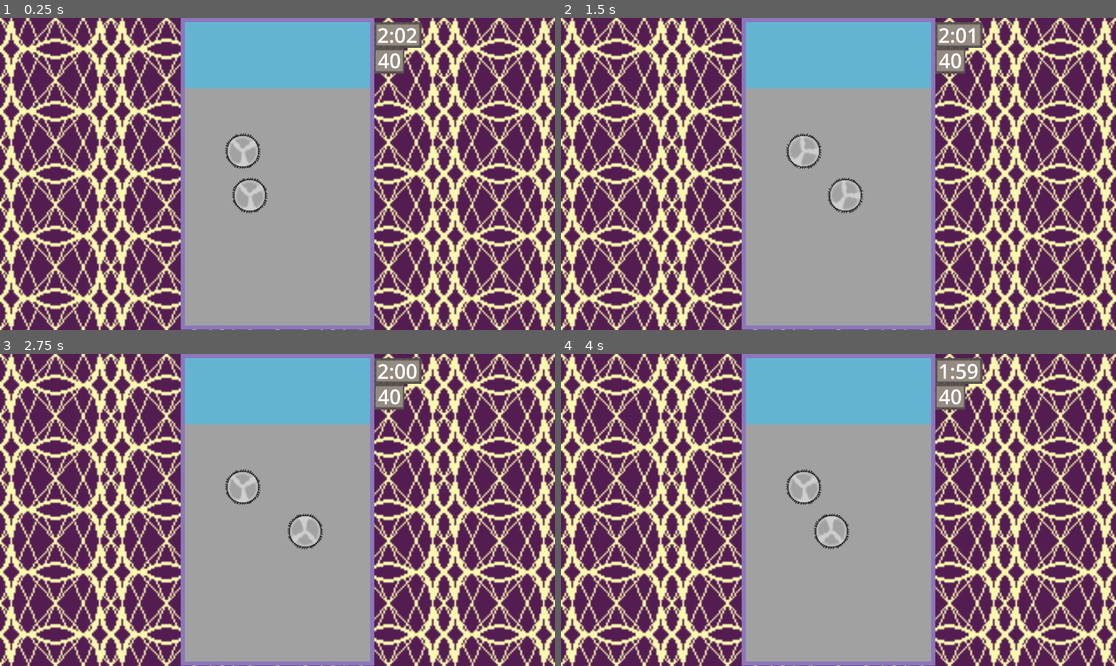
Above: before the commit, frames 1-4 (two rows, left to right).
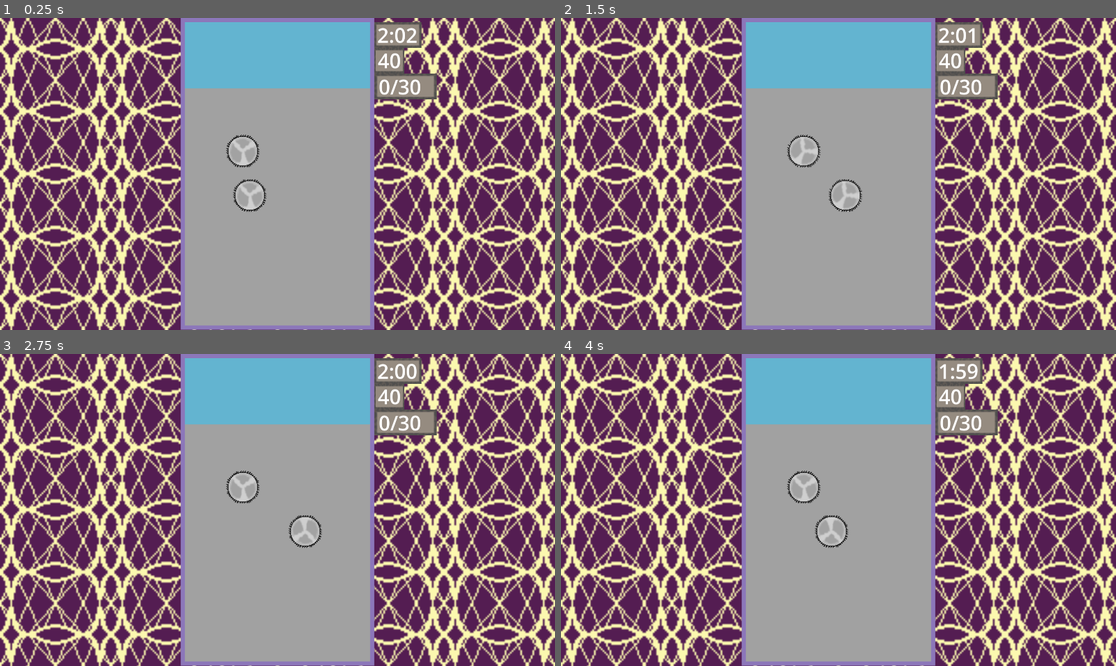
Above: after the commit, the same moments.

Repository: Awesomeness7/UNC-24-Fall-Jam-Senator-Pit
Game: Godot game, scene res://Scenes/main.tscn
Two runs of this game, one before a commit and one after it. Both use one fixed random seed, a clock stepped at 60 frames per second and the inputs below.
Inputs (mouse positions are in pixels of both pictures, inside the frame that each line leads up to):
- Up to frame 1 (0.25 s): no input
- Up to frame 2 (1.5 s): move the mouse to (960, 158) at 0.52 s; click (960, 158) at 0.67 s; move the mouse to (727, 189) at 1.27 s; click (727, 189) at 1.42 s
- Up to frame 3 (2.75 s): move the mouse to (333, 441) at 2.02 s; click (333, 441) at 2.17 s
- Up to frame 4 (4 s): move the mouse to (810, 572) at 2.77 s; click (810, 572) at 2.92 s; move the mouse to (1005, 556) at 3.52 s; click (1005, 556) at 3.67 s

The runs differ from the first frame. In frame 1, 1.2% of the frame differs, in the area x 40-79%, y 17-63%; in frame 2, 1.2%; in frame 3, 1.2%; in frame 4, 1.2%.

Commit message:
Added senator bouncing

Diff:
--- a/Scenes/CommonScenes/Hazards/sawblade.tscn
+++ b/Scenes/CommonScenes/Hazards/sawblade.tscn
@@ -5,6 +5,21 @@
 
 [sub_resource type="CircleShape2D" id="CircleShape2D_6yprw"]
 radius = 587.532
+
+[sub_resource type="Animation" id="Animation_lrec8"]
+length = 0.001
+tracks/0/type = "value"
+tracks/0/imported = false
+tracks/0/enabled = true
+tracks/0/path = NodePath("Sprite2D:frame")
+tracks/0/interp = 1
+tracks/0/loop_wrap = true
+tracks/0/keys = {
+"times": PackedFloat32Array(0),
+"transitions": PackedFloat32Array(1),
+"update": 1,
+"values": [0]
+}
 
 [sub_resource type="Animation" id="Animation_b5fba"]
 resource_name = "spinny"
@@ -23,44 +38,27 @@
 "values": [0, 1, 1, 2, 2]
 }
 
-[sub_resource type="Animation" id="Animation_lrec8"]
-length = 0.001
-tracks/0/type = "value"
-tracks/0/imported = false
-tracks/0/enabled = true
-tracks/0/path = NodePath("Sprite2D:frame")
-tracks/0/interp = 1
-tracks/0/loop_wrap = true
-tracks/0/keys = {
-"times": PackedFloat32Array(0),
-"transitions": PackedFloat32Array(1),
-"update": 1,
-"values": [0]
-}
-
 [sub_resource type="AnimationLibrary" id="AnimationLibrary_y2ixh"]
 _data = {
 "RESET": SubResource("Animation_lrec8"),
 "spinny": SubResource("Animation_b5fba")
 }
 
-[node name="sawblade" type="Node2D"]
-position = Vector2(64, 64)
-scale = Vector2(0.106447, 0.106447)
-
-[node name="CharacterBody2D" type="CharacterBody2D" parent="."]
+[node name="CharacterBody2D" type="CharacterBody2D"]
+position = Vector2(58, 58)
+scale = Vector2(0.1, 0.1)
 script = ExtResource("1_d4k5j")
 metadata/Lethality = 1
 
-[node name="CollisionShape2D" type="CollisionShape2D" parent="CharacterBody2D"]
+[node name="CollisionShape2D" type="CollisionShape2D" parent="."]
 shape = SubResource("CircleShape2D_6yprw")
 
-[node name="Sprite2D" type="Sprite2D" parent="CharacterBody2D"]
+[node name="Sprite2D" type="Sprite2D" parent="."]
 scale = Vector2(24.2947, 24.2947)
 texture = ExtResource("2_57khk")
 hframes = 3
 
-[node name="AnimationPlayer" type="AnimationPlayer" parent="CharacterBody2D"]
+[node name="AnimationPlayer" type="AnimationPlayer" parent="."]
 libraries = {
 "": SubResource("AnimationLibrary_y2ixh")
 }
--- a/Scenes/CommonScenes/InterfaceElements/senatorCounter.tscn
+++ b/Scenes/CommonScenes/InterfaceElements/senatorCounter.tscn
@@ -1,12 +1,12 @@
 [gd_scene load_steps=5 format=3 uid="uid://fjnrgybfkdr7"]
 
 [ext_resource type="Texture2D" uid="uid://cy14k88n8kx4a" path="res://Sprites/clockBackground.bmp" id="1_jh06q"]
-[ext_resource type="Script" path="res://Scenes/CommonScenes/InterfaceElements/senatorCounter.gd" id="1_t4l18"]
+[ext_resource type="Script" path="res://Scripts/senatorCounter.gd" id="1_t4l18"]
 
-[sub_resource type="SystemFont" id="SystemFont_0lmmp"]
+[sub_resource type="SystemFont" id="SystemFont_celnr"]
 
 [sub_resource type="LabelSettings" id="LabelSettings_s0c78"]
-font = SubResource("SystemFont_0lmmp")
+font = SubResource("SystemFont_celnr")
 font_size = 70
 
 [node name="senatorCounter" type="Node2D"]
--- /dev/null
+++ b/Scenes/CommonScenes/quotaCounter.tscn
@@ -0,0 +1,28 @@
+[gd_scene load_steps=5 format=3 uid="uid://bn4kdolvbsalb"]
+
+[ext_resource type="Script" path="res://Scripts/quotaCounter.gd" id="1_alxq0"]
+[ext_resource type="Texture2D" uid="uid://cy14k88n8kx4a" path="res://Sprites/clockBackground.bmp" id="1_axna7"]
+
+[sub_resource type="SystemFont" id="SystemFont_0lmmp"]
+
+[sub_resource type="LabelSettings" id="LabelSettings_j5r7v"]
+font = SubResource("SystemFont_0lmmp")
+font_size = 70
+
+[node name="quotaCounter" type="Node2D"]
+script = ExtResource("1_alxq0")
+
+[node name="background" type="Sprite2D" parent="."]
+position = Vector2(7.62939e-06, 0)
+scale = Vector2(4.8, 4.27)
+texture = ExtResource("1_axna7")
+centered = false
+
+[node name="text" type="Label" parent="."]
+offset_left = 15.0
+offset_top = -2.0
+offset_right = 202.0
+offset_bottom = 94.0
+text = "0/30"
+label_settings = SubResource("LabelSettings_j5r7v")
+metadata/_edit_use_anchors_ = true
--- a/Scenes/CommonScenes/senator.tscn
+++ b/Scenes/CommonScenes/senator.tscn
@@ -1,7 +1,11 @@
-[gd_scene load_steps=7 format=3 uid="uid://bryosoyfrafkj"]
+[gd_scene load_steps=8 format=3 uid="uid://bryosoyfrafkj"]
 
 [ext_resource type="Script" path="res://Scripts/senator.gd" id="1_s0388"]
 [ext_resource type="Texture2D" uid="uid://ba4dm288lw4wj" path="res://Sprites/tempWalkCycle.bmp" id="2_rhjv4"]
+
+[sub_resource type="PhysicsMaterial" id="PhysicsMaterial_4ykah"]
+friction = 0.3
+bounce = 0.4
 
 [sub_resource type="CapsuleShape2D" id="CapsuleShape2D_t0qe8"]
 radius = 11.0
@@ -47,6 +51,7 @@
 }
 
 [node name="senator" type="RigidBody2D"]
+physics_material_override = SubResource("PhysicsMaterial_4ykah")
 script = ExtResource("1_s0388")
 
 [node name="CollisionShape2D" type="CollisionShape2D" parent="."]
@@ -66,4 +71,11 @@
 wait_time = 1.8
 autostart = true
 
+[node name="Area2D" type="Area2D" parent="."]
+
+[node name="CollisionShape2D" type="CollisionShape2D" parent="Area2D"]
+scale = Vector2(1.05, 1.05)
+shape = SubResource("CapsuleShape2D_t0qe8")
+
 [connection signal="timeout" from="stillnessCheckTimer" to="." method="stillnessCheck"]
+[connection signal="body_entered" from="Area2D" to="." method="collisionBegin"]
--- a/Scenes/LevelOne/levelOne.tscn
+++ b/Scenes/LevelOne/levelOne.tscn
@@ -1,10 +1,11 @@
-[gd_scene load_steps=6 format=3 uid="uid://id4r10exgoa6"]
+[gd_scene load_steps=7 format=3 uid="uid://id4r10exgoa6"]
 
 [ext_resource type="Script" path="res://Scripts/levelOne.gd" id="1_vf7wi"]
 [ext_resource type="PackedScene" uid="uid://doqoib1wbvwyc" path="res://Scenes/LevelOne/levelOneHazardArea.tscn" id="2_nn6ga"]
 [ext_resource type="PackedScene" uid="uid://dfxw3n687fc27" path="res://Scenes/CommonScenes/InterfaceElements/pit.tscn" id="3_aw4it"]
 [ext_resource type="PackedScene" uid="uid://b4lrojpuq21qd" path="res://Scenes/CommonScenes/InterfaceElements/levelClock.tscn" id="3_mes3r"]
 [ext_resource type="PackedScene" uid="uid://fjnrgybfkdr7" path="res://Scenes/CommonScenes/InterfaceElements/senatorCounter.tscn" id="4_885hs"]
+[ext_resource type="PackedScene" uid="uid://bn4kdolvbsalb" path="res://Scenes/CommonScenes/quotaCounter.tscn" id="6_hce67"]
 
 [node name="levelOne" type="Node2D"]
 script = ExtResource("1_vf7wi")
@@ -21,5 +22,8 @@
 position = Vector2(655, 89)
 senatorsRemaining = 40
 
+[node name="quotaCounter" parent="." instance=ExtResource("6_hce67")]
+position = Vector2(655, 178)
+
 [connection signal="senatorPlaced" from="pitGeneric" to="senatorCounter" method="senatorPlaced"]
 [connection signal="senatorsDepleted" from="senatorCounter" to="." method="senatorsDepleted"]
--- a/Scripts/levelClock.gd
+++ b/Scripts/levelClock.gd
@@ -1,4 +1,6 @@
 extends Node2D
+
+signal timeOut
 
 @export var duration: int = 123
 
@@ -25,3 +27,4 @@
 			timeRemainingLabel.text = "0:00"
 			print("YER DONE!")
 			timerRunning = false
+			timeOut.emit()
--- a/Scripts/levelOne.gd
+++ b/Scripts/levelOne.gd
@@ -13,3 +13,9 @@
 
 func senatorsDepleted() -> void:
 	gameOver(0)
+
+func quotaMet() -> void:
+	gameOver(1)
+
+func timeOut() -> void:
+	gameOver(2)
--- /dev/null
+++ b/Scripts/quotaCounter.gd
@@ -0,0 +1,24 @@
+extends Node2D
+
+signal quotaReached
+
+@export var quota = 30
+@onready var text = $text
+
+var numDeadSenators = 0
+
+# Called when the node enters the scene tree for the first time.
+func _ready() -> void:
+	pass # Replace with function body.
+
+# Called every frame. 'delta' is the elapsed time since the previous frame.
+func _process(delta: float) -> void:
+	pass
+
+func senatorKilled() -> void:
+	numDeadSenators += 1
+
+	text.text = "%2d/%2d" % [numDeadSenators, quota]
+
+	if (numDeadSenators == quota):
+		quotaReached.emit()
--- a/Scripts/sawblade.gd
+++ b/Scripts/sawblade.gd
@@ -1,10 +1,15 @@
 extends CharacterBody2D
 
 var animation
+var collisionShape
+
+@export var angular_velocity = 1
 
 func _ready() -> void:
 	animation = $AnimationPlayer
+	collisionShape = $CollisionShape2D
+
 	animation.play("spinny")
 
 func _physics_process(delta: float) -> void:
-	pass
+	collisionShape.rotation += angular_velocity
--- a/Scripts/senator.gd
+++ b/Scripts/senator.gd
@@ -48,7 +48,7 @@
 		if (intrudingBody.has_meta("Lethality")):
 			match intrudingBody.get_meta("Lethality"):
 				1:
-					hp -= 1
+					hp -= .34
 					state = 0
 			if hp <= 0:
 				die()
Renamed: Scenes/CommonScenes/InterfaceElements/senatorCounter.gd -> Scripts/senatorCounter.gd
